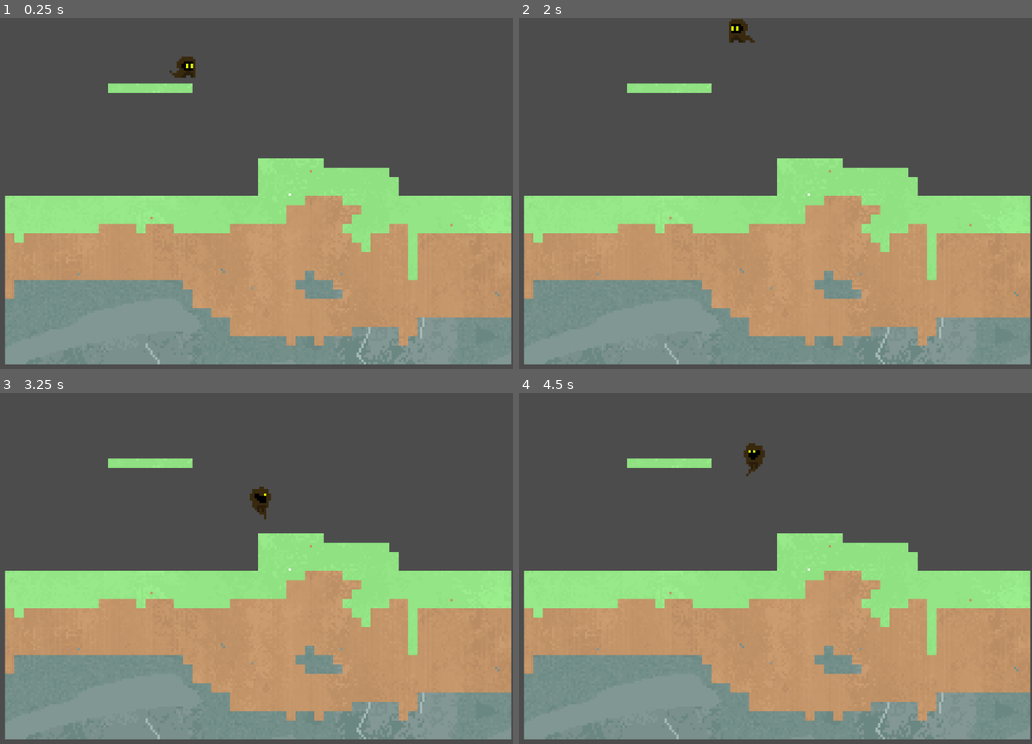
Above: before the commit, frames 1-4 (two rows, left to right).
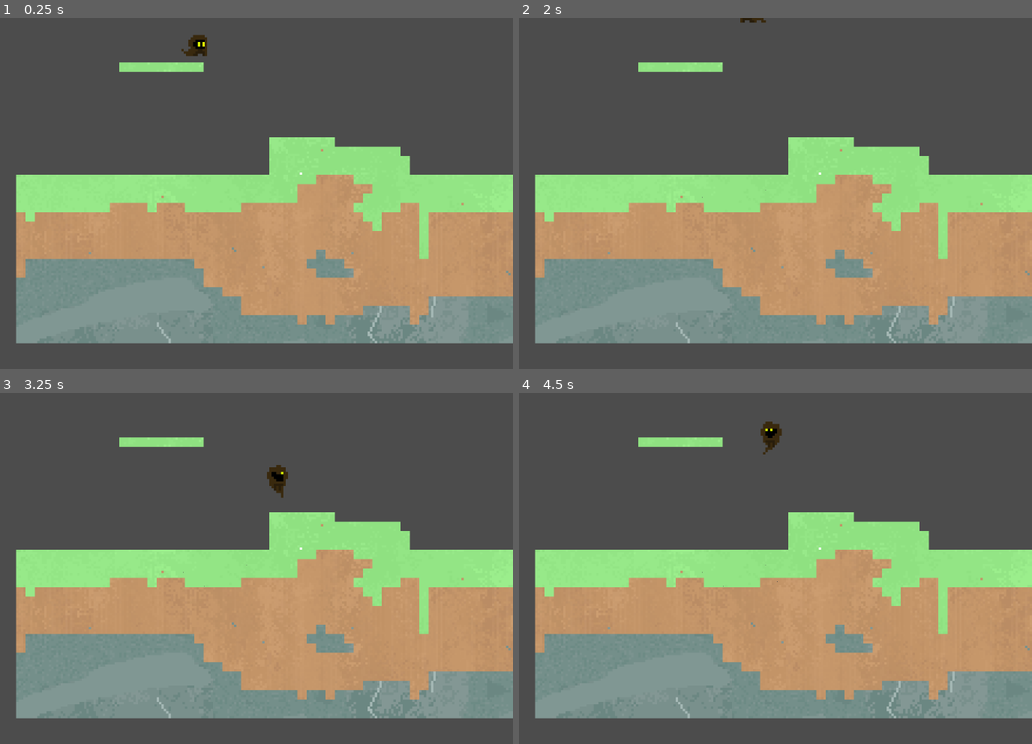
Above: after the commit, the same moments.

Repository: HoneyPony/sandbox-ctf
Game: Godot game, scene res://main.tscn
The game is run twice, just before and just after one commit, with the same random seed, the same clock (stepped at 60 frames per second) and the same inputs.
Inputs (mouse positions are in pixels of both pictures, inside the frame that each line leads up to):
- Up to frame 1 (0.25 s): no input
- Up to frame 2 (2 s): move the mouse to (862, 175) at 0.52 s; hold D (player_right) 0.53-1.28 s; hold W (player_jump) 0.53-1.28 s; click (862, 175) at 0.67 s; move the mouse to (611, 211) at 1.27 s; hold A (player_left) from 1.28 s (still down); tap W (player_jump) at 1.35, 1.52, 1.82 s; click (611, 211) at 1.42 s
- Up to frame 3 (3.25 s): move the mouse to (271, 491) at 2.02 s; release A (player_left) at 2.03 s; hold W (player_jump) 2.03-2.78 s; hold D (player_right) from 2.03 s (still down); click (271, 491) at 2.17 s; move the mouse to (184, 638) at 2.77 s; tap W (player_jump) at 2.85, 3.02 s; click (184, 638) at 2.92 s
- Up to frame 4 (4.5 s): tap W (player_jump) at 3.32, 4.35 s; move the mouse to (914, 621) at 3.52 s; release D (player_right) at 3.53 s; hold W (player_jump) 3.53-4.28 s; hold A (player_left) from 3.53 s (still down); click (914, 621) at 3.67 s; move the mouse to (549, 515) at 4.27 s; click (549, 515) at 4.42 s

The runs differ from the first frame. In frame 1, 28% of the frame differs, in the area x 0-100%, y 4-99%; in frame 2, 28%; in frame 3, 28%; in frame 4, 28%, in the area x 0-100%, y 8-99%.

Commit message:
sandbox

Diff:
--- /dev/null
+++ b/block_shader.shader
@@ -0,0 +1,8 @@
+shader_type canvas_item;
+
+uniform sampler2D break_viewport;
+
+void fragment() {
+	COLOR = texture(TEXTURE, UV);
+	COLOR.a = texture(break_viewport, SCREEN_UV).r;
+}
--- /dev/null
+++ b/block_shader.tres
@@ -0,0 +1,7 @@
+[gd_resource type="ShaderMaterial" load_steps=2 format=2]
+
+[ext_resource path="res://block_shader.shader" type="Shader" id=1]
+
+[resource]
+resource_local_to_scene = true
+shader = ExtResource( 1 )
--- /dev/null
+++ b/copy_camera.gd
@@ -0,0 +1,15 @@
+extends Camera2D
+
+# Declare member variables here. Examples:
+# var a = 2
+# var b = "text"
+
+var to_copy: Camera2D
+
+# Called when the node enters the scene tree for the first time.
+func _ready():
+	to_copy = get_node("/root/root/camera")
+	pass # Replace with function body.
+
+func _process(delta):
+	position = to_copy.position
--- /dev/null
+++ b/cursor.gd
@@ -0,0 +1,76 @@
+extends Node2D
+
+# Declare member variables here. Examples:
+# var a = 2
+# var b = "text"
+
+var break_map: TileMap
+var block_map: TileMap
+var physics_map: TileMap
+
+var block_time = 0.1
+
+var block_timer = 0
+
+# Called when the node enters the scene tree for the first time.
+func _ready():
+	break_map = get_node("/root/root/block_break_viewport/block_break_map")
+	block_map = get_node("/root/root/tiles")
+	physics_map = get_node("/root/root/physics_map")
+	pass # Replace with function body.
+
+func tile_x():
+	return round((position.x - 2) / 4)
+
+func tile_y():
+	return round((position.y - 2) / 4)
+
+func break_block():
+	var x = tile_x()
+	var y = tile_y()
+	if block_map.get_cell(x, y) == -1:
+		return
+
+	if break_map.get_cell(x, y) == -1:
+		break_map.set_cell(x, y, 0)
+		return
+
+	if block_timer < block_time:
+		return
+
+	block_timer = 0
+
+	var progress = break_map.get_cell_autotile_coord(x, y).x
+
+	if progress == 9:
+		break_map.set_cell(x, y, -1)
+		block_map.set_cell(x, y, -1)
+		physics_map.set_cell(x, y, -1)
+		# TODO: Drop item entity
+		return
+
+	break_map.set_cell(x, y, 0, false, false, false, Vector2(progress + 1, 0))
+
+
+
+
+# Called every frame. 'delta' is the elapsed time since the previous frame.
+func _process(delta):
+	var x1 = tile_x()
+	var y1 = tile_y()
+	position = get_global_mouse_position()
+
+	if Input.is_mouse_button_pressed(BUTTON_LEFT):
+		if tile_x() != x1:
+			block_timer = 0
+		if tile_y() != y1:
+			block_timer = 0
+		break_block()
+	else:
+		block_timer = 0
+
+	block_timer += delta
+
+	# Uncomment for cursor display
+	#position.x = tile_x() * 4 + 2
+	#position.y = tile_y() * 4 + 2
--- a/main.tscn
+++ b/main.tscn
@@ -1,21 +1,58 @@
-[gd_scene load_steps=20 format=2]
-
-[ext_resource path="res://sprite/no_tile.png" type="Texture" id=1]
-[ext_resource path="res://mimic_tiles_for_testing.gd" type="Script" id=2]
-[ext_resource path="res://tileset.tres" type="TileSet" id=3]
-[ext_resource path="res://player.gd" type="Script" id=4]
-[ext_resource path="res://sprite/player_jumping.png" type="Texture" id=5]
-[ext_resource path="res://sprite/player_idle.png" type="Texture" id=6]
-[ext_resource path="res://sprite/player_walk.png" type="Texture" id=7]
-[ext_resource path="res://sprite/sword_test.png" type="Texture" id=8]
-[ext_resource path="res://test_sword.gd" type="Script" id=9]
+[gd_scene load_steps=30 format=2]
+
+[ext_resource path="res://resize_viewport.gd" type="Script" id=1]
+[ext_resource path="res://copy_camera.gd" type="Script" id=2]
+[ext_resource path="res://sprite/red.png" type="Texture" id=3]
+[ext_resource path="res://sprite/block_breaking.png" type="Texture" id=4]
+[ext_resource path="res://sprite/no_tile.png" type="Texture" id=5]
+[ext_resource path="res://mimic_tiles_for_testing.gd" type="Script" id=6]
+[ext_resource path="res://block_shader.shader" type="Shader" id=7]
+[ext_resource path="res://tileset.tres" type="TileSet" id=8]
+[ext_resource path="res://player.gd" type="Script" id=9]
+[ext_resource path="res://sprite/player_walk.png" type="Texture" id=10]
+[ext_resource path="res://sprite/player_idle.png" type="Texture" id=11]
+[ext_resource path="res://sprite/player_jumping.png" type="Texture" id=12]
+[ext_resource path="res://sprite/sword_test.png" type="Texture" id=13]
+[ext_resource path="res://test_sword.gd" type="Script" id=14]
+[ext_resource path="res://cursor.gd" type="Script" id=15]
+
+[sub_resource type="TileSet" id=11]
+0/name = "block_breaking.png 0"
+0/texture = ExtResource( 4 )
+0/tex_offset = Vector2( 0, 0 )
+0/modulate = Color( 1, 1, 1, 1 )
+0/region = Rect2( 0, 0, 44, 4 )
+0/tile_mode = 1
+0/autotile/bitmask_mode = 0
+0/autotile/bitmask_flags = [  ]
+0/autotile/icon_coordinate = Vector2( 0, 0 )
+0/autotile/tile_size = Vector2( 4, 4 )
+0/autotile/spacing = 0
+0/autotile/occluder_map = [  ]
+0/autotile/navpoly_map = [  ]
+0/autotile/priority_map = [  ]
+0/autotile/z_index_map = [  ]
+0/occluder_offset = Vector2( 0, 0 )
+0/navigation_offset = Vector2( 0, 0 )
+0/shapes = [  ]
+0/z_index = 0
+1/name = "block_breaking.png 1"
+1/texture = ExtResource( 4 )
+1/tex_offset = Vector2( 0, 0 )
+1/modulate = Color( 1, 1, 1, 1 )
+1/region = Rect2( 36, 0, 4, 4 )
+1/tile_mode = 0
+1/occluder_offset = Vector2( 0, 0 )
+1/navigation_offset = Vector2( 0, 0 )
+1/shapes = [  ]
+1/z_index = 0
 
 [sub_resource type="ConvexPolygonShape2D" id=6]
 points = PoolVector2Array( 0, 0, 4, 0, 4, 4, 0, 4 )
 
 [sub_resource type="TileSet" id=7]
 0/name = "no_tile.png 0"
-0/texture = ExtResource( 1 )
+0/texture = ExtResource( 5 )
 0/tex_offset = Vector2( 0, 0 )
 0/modulate = Color( 1, 1, 1, 1 )
 0/region = Rect2( 0, 0, 4, 4 )
@@ -31,8 +68,17 @@
 } ]
 0/z_index = 0
 
-[sub_resource type="RectangleShape2D" id=2]
-extents = Vector2( 3.5, 4 )
+[sub_resource type="ViewportTexture" id=12]
+viewport_path = NodePath("block_break_viewport")
+
+[sub_resource type="ShaderMaterial" id=13]
+resource_local_to_scene = true
+shader = ExtResource( 7 )
+shader_param/break_viewport = SubResource( 12 )
+
+[sub_resource type="CapsuleShape2D" id=15]
+radius = 3.0
+height = 4.0
 
 [sub_resource type="Animation" id=1]
 resource_name = "idle"
@@ -151,7 +197,7 @@
 "times": PoolRealArray( 0 ),
 "transitions": PoolRealArray( 1 ),
 "update": 0,
-"values": [ Vector2( 1, -0.5 ) ]
+"values": [ Vector2( 1, 0 ) ]
 }
 tracks/4/type = "value"
 tracks/4/path = NodePath("sprite:flip_h")
@@ -337,7 +383,7 @@
 "times": PoolRealArray( 0 ),
 "transitions": PoolRealArray( 1 ),
 "update": 0,
-"values": [ Vector2( -1, -0.5 ) ]
+"values": [ Vector2( -1, 0 ) ]
 }
 tracks/3/type = "value"
 tracks/3/path = NodePath("sprite:frame")
@@ -403,7 +449,7 @@
 "times": PoolRealArray( 0 ),
 "transitions": PoolRealArray( 1 ),
 "update": 0,
-"values": [ Vector2( 1, -0.5 ) ]
+"values": [ Vector2( 1, 0 ) ]
 }
 tracks/3/type = "value"
 tracks/3/path = NodePath("sprite:frame")
@@ -459,18 +505,43 @@
 "values": [ Vector2( -4.18533, -76.9271 ), Vector2( 0.577759, -68.9051 ), Vector2( -4.18533, -76.9271 ) ]
 }
 
+[sub_resource type="ViewportTexture" id=14]
+viewport_path = NodePath("block_break_viewport")
+
 [node name="root" type="Node2D"]
 
+[node name="block_break_viewport" type="Viewport" parent="."]
+size = Vector2( 1024, 600 )
+render_target_update_mode = 3
+script = ExtResource( 1 )
+
+[node name="camera" type="Camera2D" parent="block_break_viewport"]
+current = true
+script = ExtResource( 2 )
+
+[node name="background" type="Sprite" parent="block_break_viewport/camera"]
+scale = Vector2( 400, 400 )
+texture = ExtResource( 3 )
+region_rect = Rect2( -12.92, 0, 0, 0 )
+
+[node name="block_break_map" type="TileMap" parent="block_break_viewport"]
+tile_set = SubResource( 11 )
+cell_size = Vector2( 4, 4 )
+cell_quadrant_size = 4
+format = 1
+
 [node name="physics_map" type="TileMap" parent="."]
+visible = false
 tile_set = SubResource( 7 )
 cell_size = Vector2( 4, 4 )
 cell_quadrant_size = 4
 collision_use_kinematic = true
 format = 1
-script = ExtResource( 2 )
+script = ExtResource( 6 )
 
 [node name="tiles" type="TileMap" parent="."]
-tile_set = ExtResource( 3 )
+material = SubResource( 13 )
+tile_set = ExtResource( 8 )
 cell_size = Vector2( 4, 4 )
 cell_quadrant_size = 4
 collision_layer = 0
@@ -479,8 +550,9 @@
 tile_data = PoolIntArray( -851978, 0, 3276854, -851977, 0, 3276855, -851976, 0, 3276856, -851975, 0, 3276857, -851974,  …(19249 unchanged characters)…
 
 [node name="player" type="KinematicBody2D" parent="."]
-position = Vector2( -6.25664, -67.5487 )
-script = ExtResource( 4 )
+editor/display_folded = true
+position = Vector2( -6.11474, -67.7142 )
+script = ExtResource( 9 )
 player_horizontal_acceleration = 200
 gravity = 120
 initial_jump_impulse = 380
@@ -489,13 +561,14 @@
 jump_cancel_delta_delta = 10000
 
 [node name="CollisionShape2D" type="CollisionShape2D" parent="player"]
-position = Vector2( 0, 1 )
-shape = SubResource( 2 )
+shape = SubResource( 15 )
 
 [node name="sprite" type="Sprite" parent="player"]
-texture = ExtResource( 5 )
-hframes = 10
-frame = 9
+position = Vector2( 1, -0.362083 )
+texture = ExtResource( 10 )
+flip_h = true
+hframes = 8
+frame = 4
 
 [node name="animation_player" type="AnimationPlayer" parent="player"]
 anims/idle = SubResource( 1 )
@@ -506,16 +579,26 @@
 anims/walk_left = SubResource( 5 )
 
 [node name="camera" type="Camera2D" parent="."]
-position = Vector2( 4.69141, -9.10373 )
 current = true
 
 [node name="sword_test" type="Sprite" parent="."]
 visible = false
-position = Vector2( -0.452947, -70.641 )
-rotation = 0.562578
+position = Vector2( -0.752825, -71.146 )
+rotation = 0.468298
 scale = Vector2( 0.063, 0.063 )
-texture = ExtResource( 8 )
+texture = ExtResource( 13 )
 
 [node name="AnimationPlayer" type="AnimationPlayer" parent="sword_test"]
 "anims/New Anim" = SubResource( 10 )
-script = ExtResource( 9 )
+script = ExtResource( 14 )
+
+[node name="Sprite" type="Sprite" parent="."]
+visible = false
+texture = SubResource( 14 )
+
+[node name="cursor" type="Node2D" parent="."]
+script = ExtResource( 15 )
+
+[node name="Sprite" type="Sprite" parent="cursor"]
+visible = false
+texture = ExtResource( 5 )
--- a/player.gd
+++ b/player.gd
@@ -102,5 +102,6 @@
 		next_anim += "_left"
 
 	if next_anim != "":
-		print("trying to play ", next_anim, " but ", anim_player.current_animation)
 		anim_player.play(next_anim)
+
+	#print(position.y)
--- /dev/null
+++ b/resize_viewport.gd
@@ -0,0 +1,9 @@
+extends Viewport
+
+func _ready():
+	var size = get_parent().get_viewport().size
+	self.size = size
+
+func _process(delta):
+	var size = get_parent().get_viewport().size
+	self.size = size
Not shown: 6 places in main.tscn that only renumber resources
Binary file added: sprite/block_breaking.aseprite
Binary file added: sprite/block_breaking.png
Not shown, added: sprite/block_breaking.png.import
Binary file added: sprite/red.aseprite
Binary file added: sprite/red.png
Not shown, added: sprite/red.png.import
